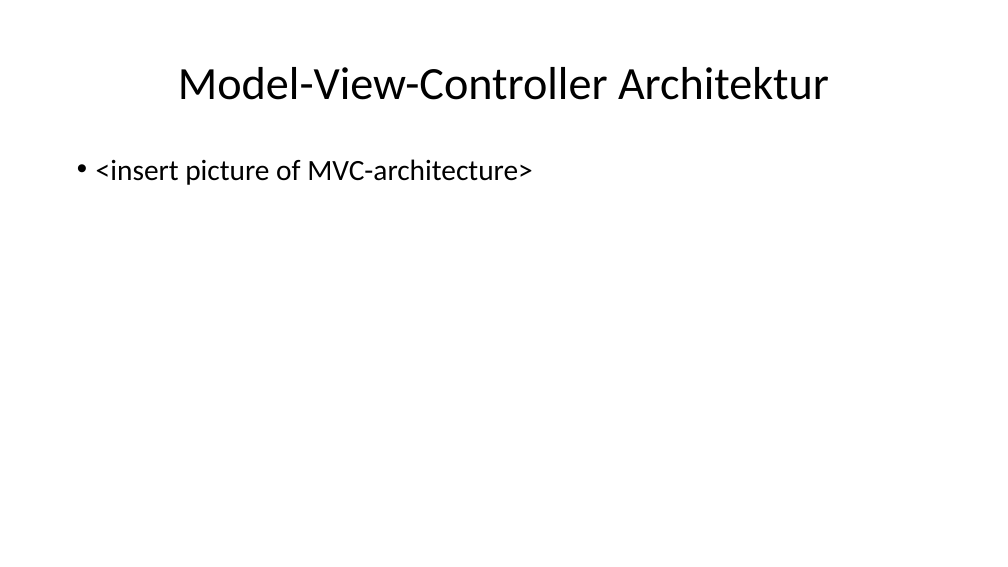
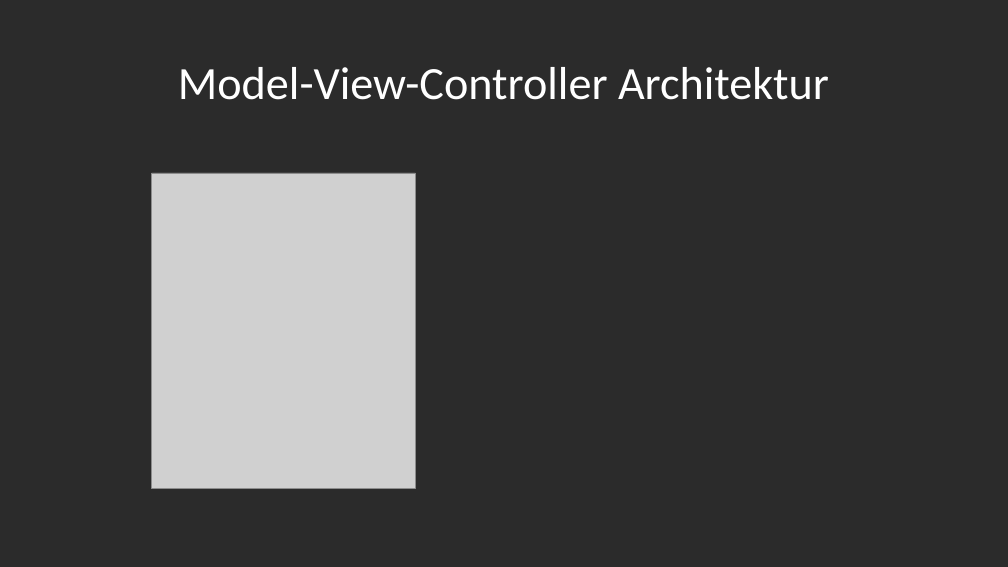
Before and after one commit to segidev/htwg.se.awol, a slide deck: slide 8 of Projektpräsentation SE.pptx. Drawn at 1008x567 pixels with LibreOffice and Linux fonts; fonts in the diff are those of the drawing; grey boxes stand for pictures; background and template pictures are left out; a plain dark background stands for a picture behind light text. Boxes give left, top, right and bottom in pixels: in the first picture for what was removed or moved away, otherwise in the second. Text is boxed around its words. In the diff, an @@ line names an element or a change of style, - is before the commit and + after.

```diff
--- a/Projektpräsentation SE.pptx
+++ b/Projektpräsentation SE.pptx
@@ background #FFFFFF to picture (left out) @@
@@ title "Model-View-Controller Architektur" at <box>178,67,829,100</box>: text colour #000000 to #FFFFFF @@
@@ text removed at <box>96,159,533,185</box> @@
-• <insert picture of MVC-architecture>
@@ picture added at <box>151,173,415,489</box> @@
```
Also in this commit, not shown: 15 other slides changed, 1 slide removed, 2 other files.
